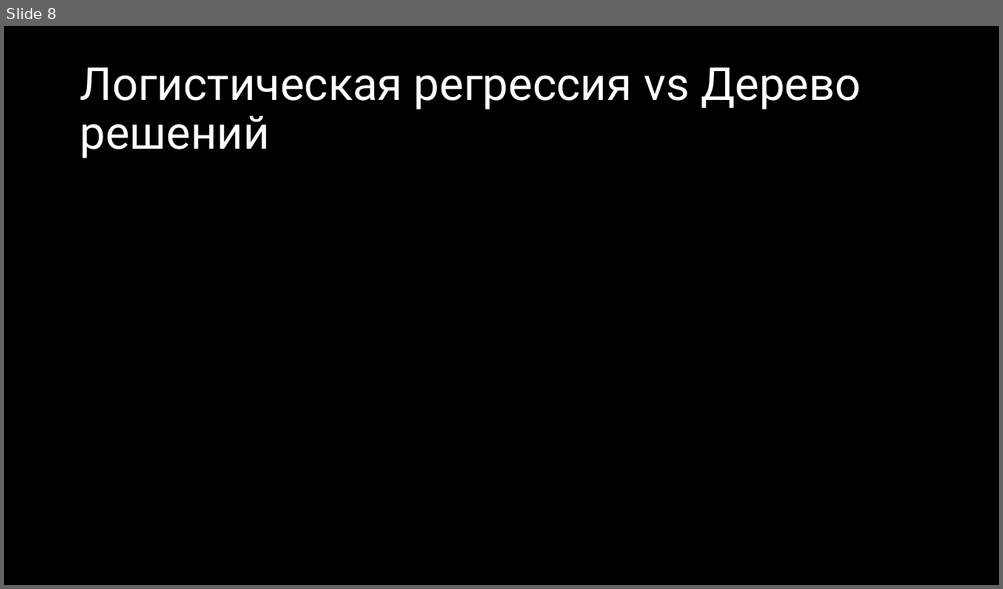
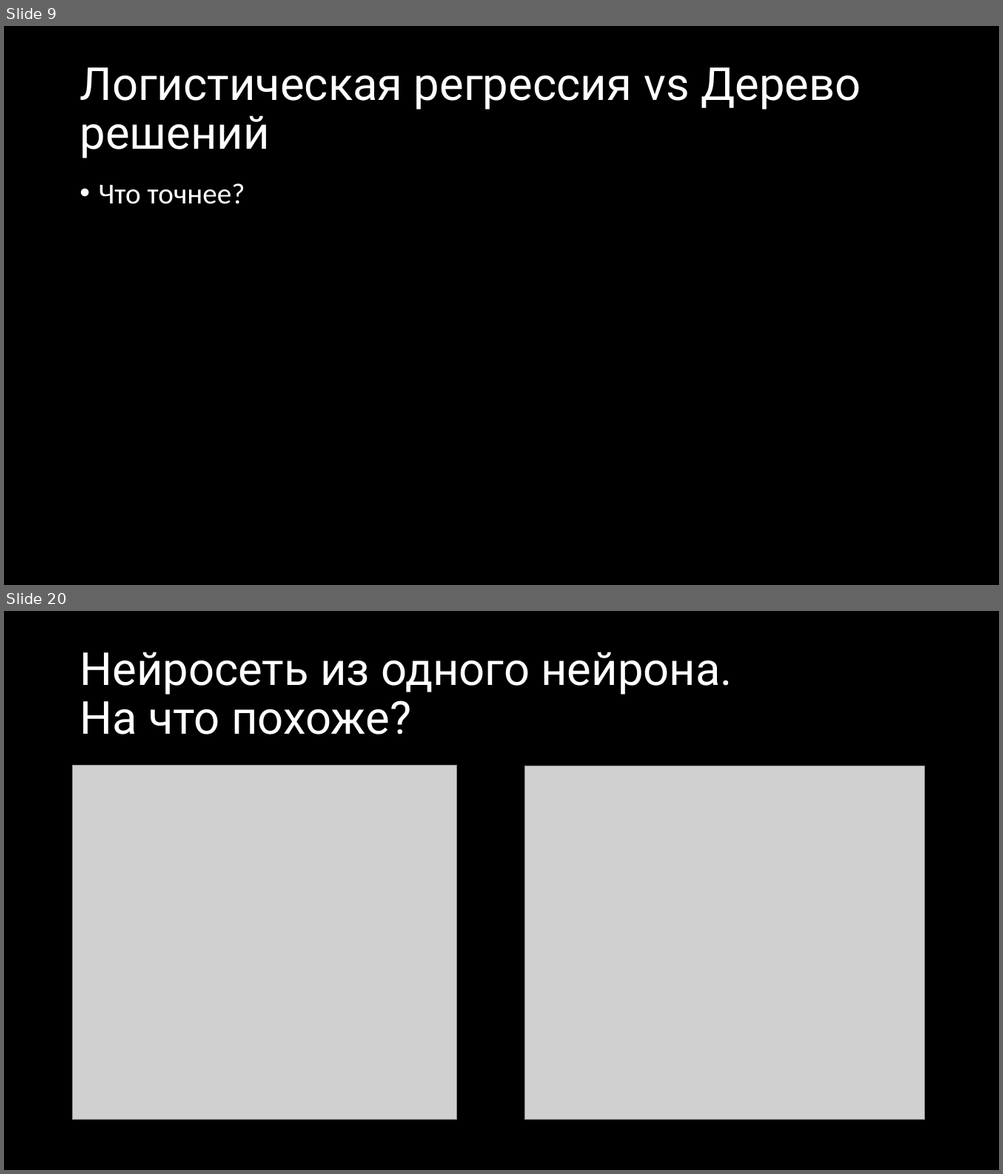
Before and after one commit to tolltech/it-curse, a slide deck: ai_classification/classification.pptx. Shown one above the other, each under a label of ours: slide 8 before the commit, slides 9 and 20 after it; the slides between them are not shown. The pictures are 1003x589 and 1003x1174 pixels, drawn with LibreOffice and Linux fonts; fonts in the diff are those of the drawing; grey boxes stand for pictures. Boxes give left, top, right and bottom in pixels: in the first picture for what was removed or moved away, otherwise in the second. Text is boxed around its words. In the diff, an @@ line names an element or a change of style, - is before the commit and + after.

```diff
--- a/ai_classification/classification.pptx
+++ b/ai_classification/classification.pptx
@@ slide 20 added at [4,611,999,1170], background #000000 @@
@@ title added at [79,652,731,735], 44 pt, text #FFFFFF @@
+Нейросеть из одного нейрона.
+На что похоже?
@@ picture added at [73,766,457,1121] @@
@@ picture added at [525,766,925,1120] @@
@@ what was slide 8 is now slide 9 @@
@@ slide 9 changed as well @@
@@ text added at [99,184,245,204], 28 pt, text #FFFFFF @@
+• Что точнее?
```
Also in this commit, not shown: 1 other slide changed, 18 other slides added, 2 other files.
